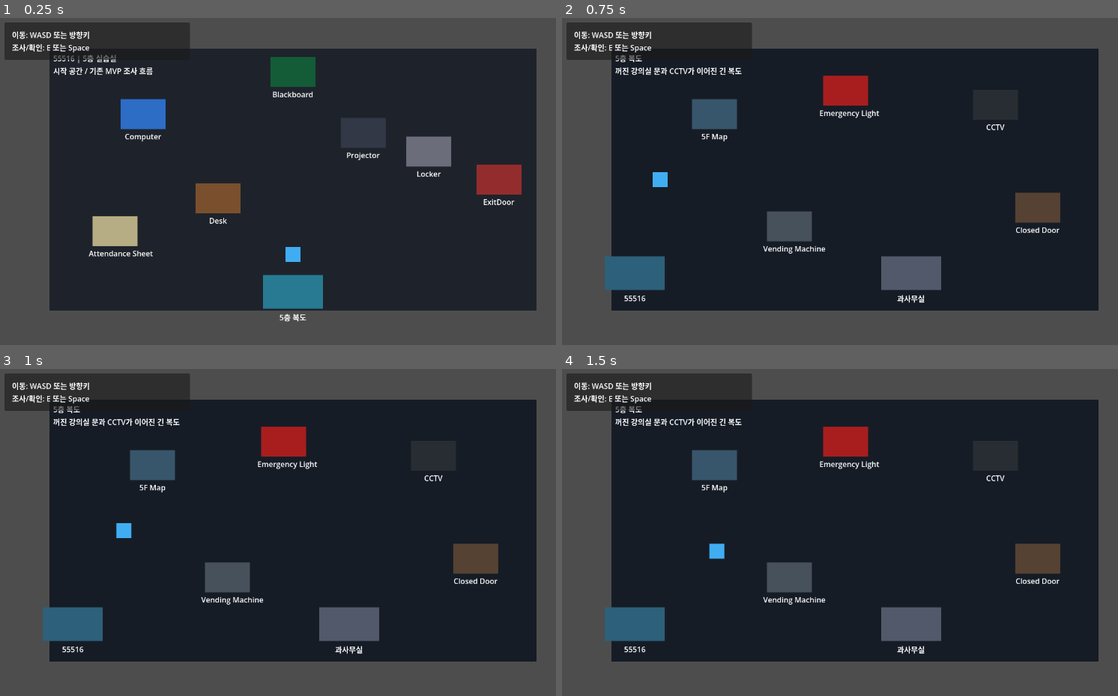
Above: before the commit, frames 1-4 (two rows, left to right).
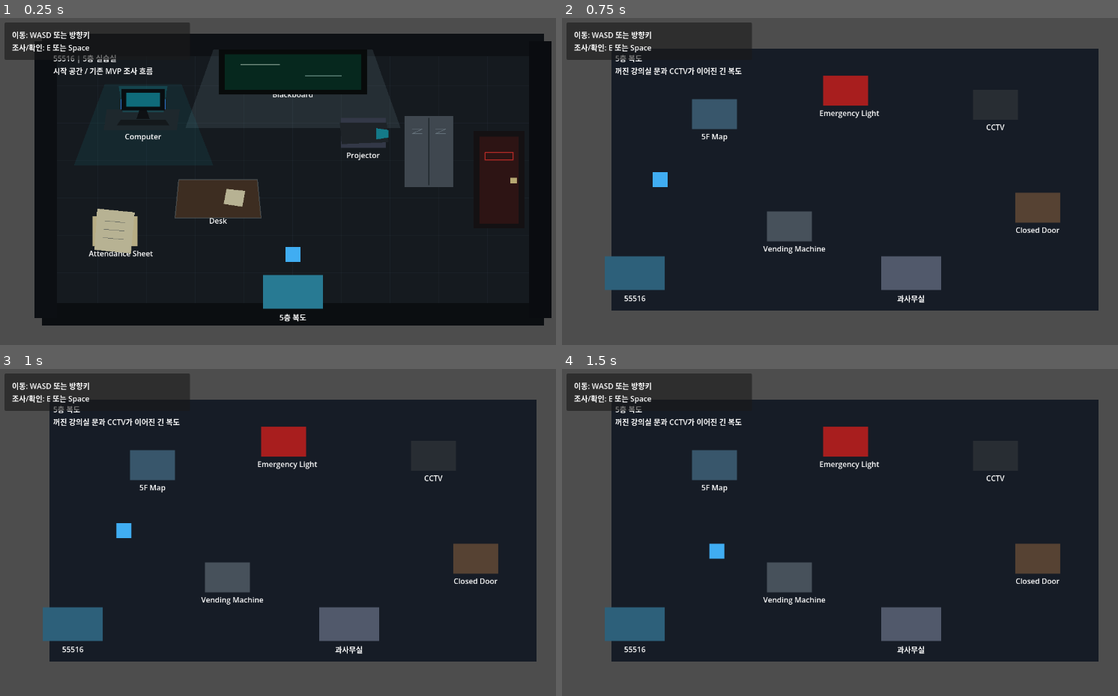
Above: after the commit, the same moments.

Repository: jeongiryang/3am-computer-science-mystery-room
Game: Godot game, scene res://scenes/main/Main.tscn
Two runs of this game, one before a commit and one after it. Both use one fixed random seed, a clock stepped at 60 frames per second and the inputs below.
Inputs:
- Up to frame 1 (0.25 s): no input
- Up to frame 2 (0.75 s): tap Enter at 0.5 s; hold D (move_right) from 0.53 s (still down); hold E (interact) from 0.53 s (still down)
- Up to frame 3 (1 s): keep holding D (move_right); keep holding E (interact)
- Up to frame 4 (1.5 s): release D (move_right) at 1.28 s; release E (interact) at 1.28 s; hold S (move_down) from 1.28 s (still down); tap E (interact) at 1.35 s

The runs differ from the first frame. In frame 1, 23% of the frame differs, in the area x 6-100%, y 4-95%; in frame 2, nothing differs; in frame 3, nothing differs; in frame 4, nothing differs.

Commit message:
[feat] Room55516 비주얼 패스 - 시작 공간과 공용 오브젝트 스타일 초안 적용

Diff:
--- a/scenes/rooms/Room55516.tscn
+++ b/scenes/rooms/Room55516.tscn
@@ -15,6 +15,117 @@
 position = Vector2(640, 360)
 color = Color(0.12, 0.14, 0.17, 1)
 polygon = PackedVector2Array(-520, -280, 520, -280, 520, 280, -520, 280)
+
+[node name="FloorDetails" type="Node2D" parent="."]
+
+[node name="FloorBase" type="Polygon2D" parent="FloorDetails"]
+color = Color(0.085, 0.105, 0.125, 1)
+polygon = PackedVector2Array(120, 80, 1160, 80, 1160, 640, 120, 640)
+
+[node name="TileVertical01" type="Line2D" parent="FloorDetails"]
+points = PackedVector2Array(224, 80, 224, 640)
+width = 1.0
+default_color = Color(0.18, 0.22, 0.26, 0.34)
+
+[node name="TileVertical02" type="Line2D" parent="FloorDetails"]
+points = PackedVector2Array(328, 80, 328, 640)
+width = 1.0
+default_color = Color(0.18, 0.22, 0.26, 0.28)
+
+[node name="TileVertical03" type="Line2D" parent="FloorDetails"]
+points = PackedVector2Array(432, 80, 432, 640)
+width = 1.0
+default_color = Color(0.18, 0.22, 0.26, 0.34)
+
+[node name="TileVertical04" type="Line2D" parent="FloorDetails"]
+points = PackedVector2Array(536, 80, 536, 640)
+width = 1.0
+default_color = Color(0.18, 0.22, 0.26, 0.28)
+
+[node name="TileVertical05" type="Line2D" parent="FloorDetails"]
+points = PackedVector2Array(640, 80, 640, 640)
+width = 1.0
+default_color = Color(0.18, 0.22, 0.26, 0.38)
+
+[node name="TileVertical06" type="Line2D" parent="FloorDetails"]
+points = PackedVector2Array(744, 80, 744, 640)
+width = 1.0
+default_color = Color(0.18, 0.22, 0.26, 0.28)
+
+[node name="TileVertical07" type="Line2D" parent="FloorDetails"]
+points = PackedVector2Array(848, 80, 848, 640)
+width = 1.0
+default_color = Color(0.18, 0.22, 0.26, 0.34)
+
+[node name="TileVertical08" type="Line2D" parent="FloorDetails"]
+points = PackedVector2Array(952, 80, 952, 640)
+width = 1.0
+default_color = Color(0.18, 0.22, 0.26, 0.28)
+
+[node name="TileVertical09" type="Line2D" parent="FloorDetails"]
+points = PackedVector2Array(1056, 80, 1056, 640)
+width = 1.0
+default_color = Color(0.18, 0.22, 0.26, 0.34)
+
+[node name="TileHorizontal01" type="Line2D" parent="FloorDetails"]
+points = PackedVector2Array(120, 160, 1160, 160)
+width = 1.0
+default_color = Color(0.18, 0.22, 0.26, 0.28)
+
+[node name="TileHorizontal02" type="Line2D" parent="FloorDetails"]
+points = PackedVector2Array(120, 240, 1160, 240)
+width = 1.0
+default_color = Color(0.18, 0.22, 0.26, 0.34)
+
+[node name="TileHorizontal03" type="Line2D" parent="FloorDetails"]
+points = PackedVector2Array(120, 320, 1160, 320)
+width = 1.0
+default_color = Color(0.18, 0.22, 0.26, 0.28)
+
+[node name="TileHorizontal04" type="Line2D" parent="FloorDetails"]
+points = PackedVector2Array(120, 400, 1160, 400)
+width = 1.0
+default_color = Color(0.18, 0.22, 0.26, 0.34)
+
+[node name="TileHorizontal05" type="Line2D" parent="FloorDetails"]
+points = PackedVector2Array(120, 480, 1160, 480)
+width = 1.0
+default_color = Color(0.18, 0.22, 0.26, 0.28)
+
+[node name="TileHorizontal06" type="Line2D" parent="FloorDetails"]
+points = PackedVector2Array(120, 560, 1160, 560)
+width = 1.0
+default_color = Color(0.18, 0.22, 0.26, 0.34)
+
+[node name="WallVisuals" type="Node2D" parent="."]
+
+[node name="TopWallSurface" type="Polygon2D" parent="WallVisuals"]
+color = Color(0.055, 0.07, 0.085, 1)
+polygon = PackedVector2Array(104, 48, 1176, 48, 1176, 96, 104, 96)
+
+[node name="BottomWallSurface" type="Polygon2D" parent="WallVisuals"]
+color = Color(0.045, 0.055, 0.07, 1)
+polygon = PackedVector2Array(104, 624, 1176, 624, 1176, 672, 104, 672)
+
+[node name="LeftWallSurface" type="Polygon2D" parent="WallVisuals"]
+color = Color(0.05, 0.062, 0.078, 1)
+polygon = PackedVector2Array(88, 64, 136, 64, 136, 656, 88, 656)
+
+[node name="RightWallSurface" type="Polygon2D" parent="WallVisuals"]
+color = Color(0.04, 0.05, 0.065, 1)
+polygon = PackedVector2Array(1144, 64, 1192, 64, 1192, 656, 1144, 656)
+
+[node name="CeilingLightGlow" type="Polygon2D" parent="WallVisuals"]
+color = Color(0.74, 0.92, 0.96, 0.1)
+polygon = PackedVector2Array(470, 82, 810, 82, 870, 250, 410, 250)
+
+[node name="CeilingLight" type="Polygon2D" parent="WallVisuals"]
+color = Color(0.62, 0.82, 0.86, 0.62)
+polygon = PackedVector2Array(500, 96, 780, 96, 780, 108, 500, 108)
+
+[node name="ComputerLightSpill" type="Polygon2D" parent="WallVisuals"]
+color = Color(0.08, 0.5, 0.56, 0.14)
+polygon = PackedVector2Array(238, 156, 402, 156, 470, 330, 172, 330)
 
 [node name="RoomLabel" type="Label" parent="."]
 offset_left = 128.0
@@ -64,6 +175,35 @@
 state_key = "has_seen_55516_log"
 visual_color = Color(0.18, 0.43, 0.78, 1)
 
+[node name="ObjectShadow" type="Polygon2D" parent="Inspectables/Computer"]
+z_index = -1
+color = Color(0, 0, 0, 0.28)
+polygon = PackedVector2Array(-82, 34, 84, 34, 70, 48, -92, 48)
+
+[node name="DeskSurface" type="Polygon2D" parent="Inspectables/Computer"]
+color = Color(0.12, 0.16, 0.18, 1)
+polygon = PackedVector2Array(-78, -10, 78, -10, 72, 34, -84, 34)
+
+[node name="MonitorGlow" type="Polygon2D" parent="Inspectables/Computer"]
+color = Color(0.08, 0.62, 0.68, 0.24)
+polygon = PackedVector2Array(-52, -60, 52, -60, 44, -4, -44, -4)
+
+[node name="MonitorBody" type="Polygon2D" parent="Inspectables/Computer"]
+color = Color(0.035, 0.052, 0.065, 1)
+polygon = PackedVector2Array(-46, -54, 46, -54, 46, -8, -46, -8)
+
+[node name="MonitorScreen" type="Polygon2D" parent="Inspectables/Computer"]
+color = Color(0.06, 0.42, 0.48, 1)
+polygon = PackedVector2Array(-36, -46, 36, -46, 36, -16, -36, -16)
+
+[node name="MonitorStand" type="Polygon2D" parent="Inspectables/Computer"]
+color = Color(0.055, 0.07, 0.08, 1)
+polygon = PackedVector2Array(-8, -8, 8, -8, 14, 10, -14, 10)
+
+[node name="Keyboard" type="Polygon2D" parent="Inspectables/Computer"]
+color = Color(0.08, 0.1, 0.11, 1)
+polygon = PackedVector2Array(-48, 12, 48, 12, 56, 24, -56, 24)
+
 [node name="Blackboard" parent="Inspectables" instance=ExtResource("1_inspectable_object")]
 position = Vector2(640, 130)
 object_id = "blackboard"
@@ -74,6 +214,24 @@
 state_key = "has_seen_55516_blackboard_hint"
 visual_color = Color(0.08, 0.36, 0.22, 1)
 
+[node name="BoardFrame" type="Polygon2D" parent="Inspectables/Blackboard"]
+color = Color(0.035, 0.045, 0.045, 1)
+polygon = PackedVector2Array(-158, -48, 158, -48, 158, 48, -158, 48)
+
+[node name="BoardSurface" type="Polygon2D" parent="Inspectables/Blackboard"]
+color = Color(0.025, 0.16, 0.12, 1)
+polygon = PackedVector2Array(-146, -38, 146, -38, 146, 38, -146, 38)
+
+[node name="ChalkLine01" type="Line2D" parent="Inspectables/Blackboard"]
+points = PackedVector2Array(-112, -16, -28, -16)
+width = 2.0
+default_color = Color(0.74, 0.82, 0.76, 0.62)
+
+[node name="ChalkLine02" type="Line2D" parent="Inspectables/Blackboard"]
+points = PackedVector2Array(26, 8, 104, 8)
+width = 2.0
+default_color = Color(0.7, 0.85, 0.82, 0.52)
+
 [node name="Desk" parent="Inspectables" instance=ExtResource("1_inspectable_object")]
 position = Vector2(480, 400)
 object_id = "desk"
@@ -84,6 +242,24 @@
 state_key = "has_seen_55516_desk_memo"
 visual_color = Color(0.48, 0.31, 0.18, 1)
 
+[node name="ObjectShadow" type="Polygon2D" parent="Inspectables/Desk"]
+z_index = -1
+color = Color(0, 0, 0, 0.24)
+polygon = PackedVector2Array(-88, 44, 90, 44, 72, 58, -104, 58)
+
+[node name="DeskTop" type="Polygon2D" parent="Inspectables/Desk"]
+color = Color(0.24, 0.18, 0.13, 1)
+polygon = PackedVector2Array(-84, -40, 84, -40, 92, 42, -92, 42)
+
+[node name="DeskEdge" type="Line2D" parent="Inspectables/Desk"]
+points = PackedVector2Array(-84, -40, 84, -40, 92, 42, -92, 42, -84, -40)
+width = 2.0
+default_color = Color(0.42, 0.48, 0.5, 0.44)
+
+[node name="MemoPaper" type="Polygon2D" parent="Inspectables/Desk"]
+color = Color(0.72, 0.7, 0.58, 1)
+polygon = PackedVector2Array(18, -20, 58, -16, 52, 18, 12, 12)
+
 [node name="Locker" parent="Inspectables" instance=ExtResource("1_inspectable_object")]
 position = Vector2(930, 300)
 object_id = "locker"
@@ -91,6 +267,30 @@
 inspection_text = "사물함은 잠겨 있다. 비밀번호가 필요한 것 같다."
 visual_color = Color(0.42, 0.43, 0.48, 1)
 
+[node name="LockerShadow" type="Polygon2D" parent="Inspectables/Locker"]
+z_index = -1
+color = Color(0, 0, 0, 0.24)
+polygon = PackedVector2Array(-58, 76, 64, 76, 50, 92, -72, 92)
+
+[node name="LockerBody" type="Polygon2D" parent="Inspectables/Locker"]
+color = Color(0.25, 0.28, 0.31, 1)
+polygon = PackedVector2Array(-52, -76, 52, -76, 52, 76, -52, 76)
+
+[node name="LockerSplit" type="Line2D" parent="Inspectables/Locker"]
+points = PackedVector2Array(0, -72, 0, 72)
+width = 2.0
+default_color = Color(0.11, 0.14, 0.16, 1)
+
+[node name="LockerVentLeft" type="Line2D" parent="Inspectables/Locker"]
+points = PackedVector2Array(-36, -48, -14, -48, -36, -38, -14, -38)
+width = 1.0
+default_color = Color(0.5, 0.56, 0.6, 0.65)
+
+[node name="LockerVentRight" type="Line2D" parent="Inspectables/Locker"]
+points = PackedVector2Array(14, -48, 36, -48, 14, -38, 36, -38)
+width = 1.0
+default_color = Color(0.5, 0.56, 0.6, 0.65)
+
 [node name="ExitDoor" parent="Inspectables" instance=ExtResource("1_inspectable_object")]
 position = Vector2(1080, 360)
 object_id = "exit_door"
@@ -98,6 +298,23 @@
 inspection_text = "출입문은 굳게 잠겨 있다. 이 방을 나가려면 단서가 더 필요하다."
 visual_color = Color(0.58, 0.18, 0.18, 1)
 
+[node name="DoorFrame" type="Polygon2D" parent="Inspectables/ExitDoor"]
+color = Color(0.08, 0.07, 0.075, 1)
+polygon = PackedVector2Array(-54, -104, 54, -104, 54, 104, -54, 104)
+
+[node name="DoorPanel" type="Polygon2D" parent="Inspectables/ExitDoor"]
+color = Color(0.18, 0.08, 0.08, 1)
+polygon = PackedVector2Array(-42, -92, 42, -92, 42, 94, -42, 94)
+
+[node name="DoorWarningLine" type="Line2D" parent="Inspectables/ExitDoor"]
+points = PackedVector2Array(-30, -58, 30, -58, 30, -42, -30, -42, -30, -58)
+width = 2.0
+default_color = Color(0.78, 0.18, 0.16, 0.86)
+
+[node name="DoorHandle" type="Polygon2D" parent="Inspectables/ExitDoor"]
+color = Color(0.72, 0.66, 0.45, 1)
+polygon = PackedVector2Array(24, -4, 38, -4, 38, 8, 24, 8)
+
 [node name="Projector" parent="Inspectables" instance=ExtResource("1_inspectable_object")]
 position = Vector2(790, 260)
 object_id = "room55516_projector"
@@ -108,6 +325,19 @@
 state_key = "has_seen_55516_projector_signal"
 visual_color = Color(0.2, 0.22, 0.28, 1)
 
+[node name="ProjectorBody" type="Polygon2D" parent="Inspectables/Projector"]
+color = Color(0.12, 0.14, 0.16, 1)
+polygon = PackedVector2Array(-50, -22, 50, -22, 54, 20, -46, 24)
+
+[node name="ProjectorLens" type="Polygon2D" parent="Inspectables/Projector"]
+color = Color(0.08, 0.48, 0.54, 1)
+polygon = PackedVector2Array(28, -10, 54, -6, 54, 10, 28, 14)
+
+[node name="ProjectionCone" type="Polygon2D" parent="Inspectables/Projector"]
+z_index = -1
+color = Color(0.2, 0.76, 0.8, 0.08)
+polygon = PackedVector2Array(50, -8, 164, -56, 172, 72, 50, 10)
+
 [node name="AttendanceSheet" parent="Inspectables" instance=ExtResource("1_inspectable_object")]
 position = Vector2(260, 470)
 object_id = "room55516_attendance_sheet"
@@ -117,6 +347,30 @@
 is_progress_clue = true
 state_key = "has_seen_55516_attendance_sheet"
 visual_color = Color(0.72, 0.68, 0.52, 1)
+
+[node name="PaperShadow" type="Polygon2D" parent="Inspectables/AttendanceSheet"]
+z_index = -1
+color = Color(0, 0, 0, 0.22)
+polygon = PackedVector2Array(-34, -42, 46, -34, 36, 54, -46, 44)
+
+[node name="PaperBody" type="Polygon2D" parent="Inspectables/AttendanceSheet"]
+color = Color(0.72, 0.7, 0.58, 1)
+polygon = PackedVector2Array(-38, -48, 42, -40, 34, 48, -44, 40)
+
+[node name="PaperLine01" type="Line2D" parent="Inspectables/AttendanceSheet"]
+points = PackedVector2Array(-22, -22, 22, -18)
+width = 1.0
+default_color = Color(0.2, 0.24, 0.26, 0.62)
+
+[node name="PaperLine02" type="Line2D" parent="Inspectables/AttendanceSheet"]
+points = PackedVector2Array(-24, -4, 20, 0)
+width = 1.0
+default_color = Color(0.2, 0.24, 0.26, 0.62)
+
+[node name="PaperLine03" type="Line2D" parent="Inspectables/AttendanceSheet"]
+points = PackedVector2Array(-26, 14, 18, 18)
+width = 1.0
+default_color = Color(0.2, 0.24, 0.26, 0.62)
 
 [node name="Transitions" type="Node2D" parent="."]
 
Not shown, added: docs/ai-simulation-logs/0028-room55516-visual-pass.md
